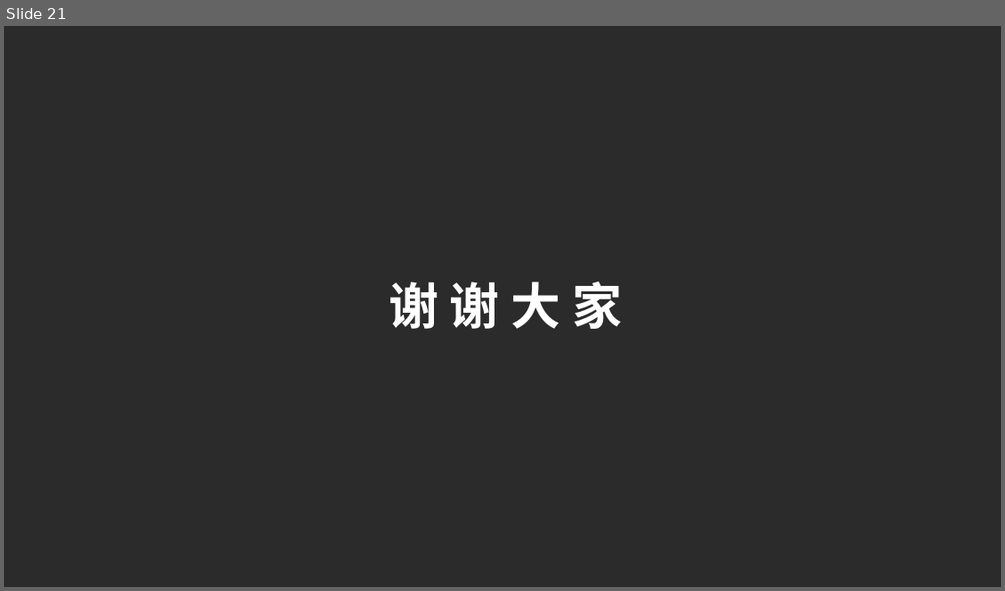
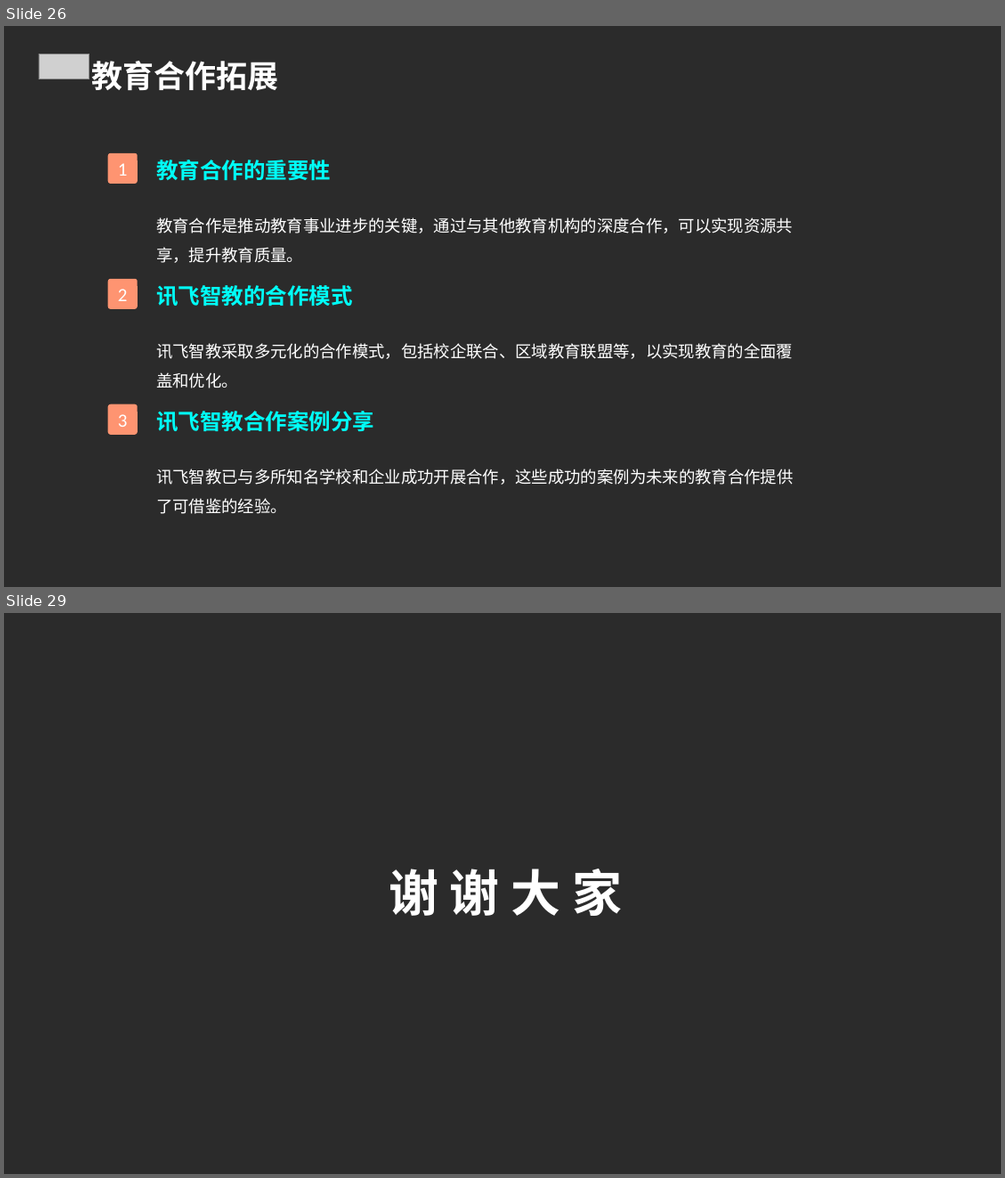
Before and after one commit to FlashLizard/Intelligent_Learning_Platform, a slide deck: src/generate_ppt/generate_ppt/ppttmp.ppt. Shown one above the other, each under a label of ours: slide 21 before the commit, slides 26 and 29 after it; the slides between them are not shown. The pictures are 1005x591 and 1005x1178 pixels, drawn with LibreOffice and Linux fonts; fonts in the diff are those of the drawing; grey boxes stand for pictures; background and template pictures are left out; a plain dark background stands for a picture behind light text. Boxes give left, top, right and bottom in pixels: in the first picture for what was removed or moved away, otherwise in the second. Text is boxed around its words. In the diff, an @@ line names an element or a change of style, - is before the commit and + after.

```diff
--- a/src/generate_ppt/generate_ppt/ppttmp.ppt
+++ b/src/generate_ppt/generate_ppt/ppttmp.ppt
@@ slide 26 added at [4, 26, 1001, 587], background picture (left out) @@
@@ picture added at [39, 54, 89, 79] @@
@@ text added at [92, 61, 279, 90], 30 pt, text #FFFFFF, bold @@
+教育合作拓展
@@ rounded rectangle added at [108, 153, 138, 184], fill #FE9471, 18 pt, text #FFFFFF @@
+1
@@ text added at [156, 160, 793, 263], 15.8 pt, text #FFFFFF @@
+教育合作的重要性
+教育合作是推动教育事业进步的关键，通过与其他教育机构的深度合作，可以实现资源共享，提升教育质量。
@@ rounded rectangle added at [108, 279, 138, 309], fill #FE9471, 18 pt, text #FFFFFF @@
+2
@@ text added at [156, 285, 793, 388], 15.8 pt, text #FFFFFF @@
+讯飞智教的合作模式
+讯飞智教采取多元化的合作模式，包括校企联合、区域教育联盟等，以实现教育的全面覆盖和优化。
@@ rounded rectangle added at [108, 404, 138, 435], fill #FE9471, 18 pt, text #FFFFFF @@
+3
@@ text added at [156, 410, 793, 514], 15.8 pt, text #FFFFFF @@
+讯飞智教合作案例分享
+讯飞智教已与多所知名学校和企业成功开展合作，这些成功的案例为未来的教育合作提供了可借鉴的经验。
@@ what was slide 21 is now slide 29 @@
```
Also in this commit, not shown: 11 slides changed, 16 other slides added, 9 slides removed, 17 other files.
